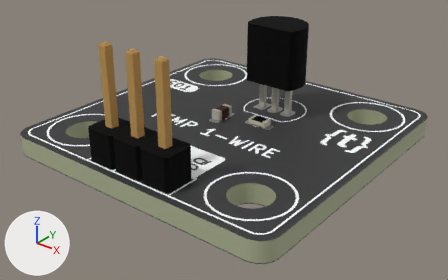
Renders of the glTF model assets/img/kit/s01.glb from each side of a commit.
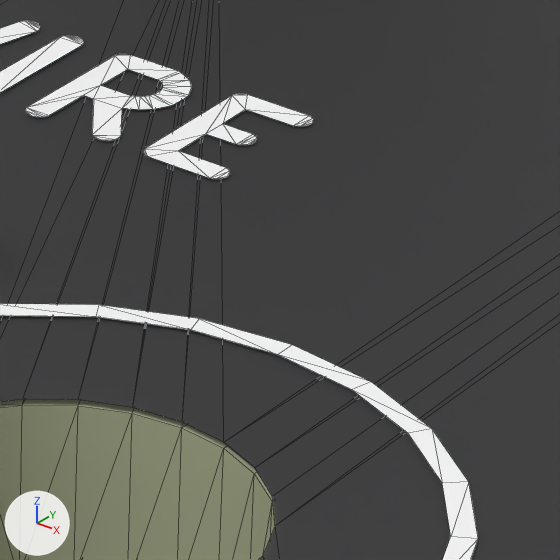
The first picture shows the older version from a 50 mm lens placed at (0.14, -0.1478, 0.022), pointed at (0.1127, -0.1136, 0.0009). The close-ups show the older and then the newer version on the part from 55% to 69% of the width and 49% to 72% of the height of that picture. Only the edits that show in the close-ups are written down. The lights are fixed; the arrows at lower left show +X, +Y and +Z. The close-ups show mesh edges as thin lines. Where no turn or scale is listed for an object, it has been applied to the vertices. Vertices at exactly the same position are counted once.

The older version as bpy lines, for what is in view:
```python
me_ds18b20_pcb = bpy.data.meshes.new('ds18b20_PCB')
me_ds18b20_pcb.from_pydata(...)  # 542 vertices, 1120 faces; spans x 0.1..0.124, y -0.124..-0.1, z 0.0..0.0015
me_ds18b20_pcb.materials.append(mat_mat_11)  # greyish green #afb494
me_ds18b20_silkscreen = bpy.data.meshes.new('ds18b20_silkscreen')
me_ds18b20_silkscreen.from_pydata(...)  # 1816 vertices, 1798 faces; spans x 0.1005..0.1235, y -0.1235..-0.1005, z 0.0016
me_ds18b20_silkscreen.materials.append(mat_mat_7)  # white #fbfbfb
me_ds18b20_soldermask = bpy.data.meshes.new('ds18b20_soldermask')
me_ds18b20_soldermask.from_pydata(...)  # 356 vertices, 382 faces; spans x 0.1..0.124, y -0.124..-0.1, z 0.0016
me_ds18b20_soldermask.materials.append(mat_mat_9)  # dark grey #343437
ob_0_1_1_11 = bpy.data.objects.new('=>[0:1:1:11]', me_ds18b20_pcb)
ob_0_1_1_11.location = (0.0, 0.0, 0.0)
ob_0_1_1_7 = bpy.data.objects.new('=>[0:1:1:7]', me_ds18b20_silkscreen)
ob_0_1_1_7.location = (0.0, 0.0, 0.0)
ob_0_1_1_9 = bpy.data.objects.new('=>[0:1:1:9]', me_ds18b20_soldermask)
ob_0_1_1_9.location = (0.0, 0.0, 0.0)
```
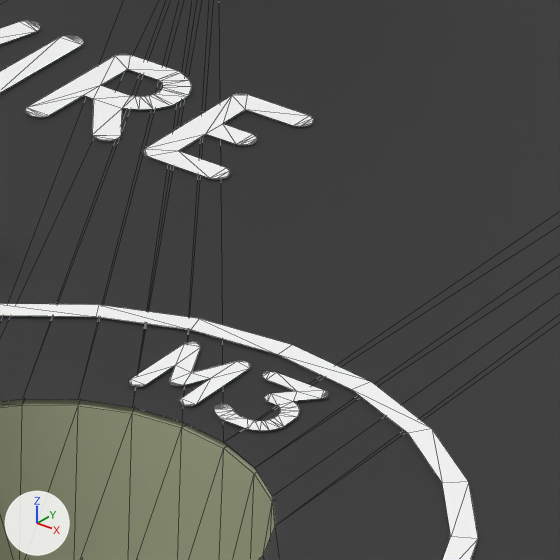
Where the change shows, as pixel boxes [x1, y1, x2, y2] in the close-ups (560 x 560 px):
```json
{"part": 1, "of": "me_ds18b20_silkscreen", "change": "added", "after": [214, 372, 328, 431]}
{"part": 2, "of": "me_ds18b20_silkscreen", "change": "added", "after": [129, 342, 251, 406]}
```

Edits to the scene script, one JSON object a line:
```json
{"block": "me_ds18b20_silkscreen", "where": "# used by ob_0_1_1_7; location = (0.0, 0.0, 0.0)"}
{"op": "remove", "block": "me_ds18b20_silkscreen", "code": "me_ds18b20_silkscreen.from_pydata(...)  # 1816 vertices, 1798 faces; spans x 0.1005..0.1235, y -0.1235..-0.1005, z 0.0016"}
{"op": "add", "block": "me_ds18b20_silkscreen", "code": "me_ds18b20_silkscreen.from_pydata(...)  # 2376 vertices, 2342 faces; spans x 0.1005..0.1235, y -0.1235..-0.1005, z 0.0016"}
{"block": "me_ds18b20_silkscreen", "change": "me_ds18b20_silkscreen part 1: a new loose piece of 75 vertices spanning x 0.1201..0.1207, y -0.1182..-0.1174, z 0.0016, in mat_mat_7 (white #fbfbfb)"}
{"block": "me_ds18b20_silkscreen", "change": "me_ds18b20_silkscreen part 2: a new loose piece of 65 vertices spanning x 0.1193..0.12, y -0.1182..-0.1174, z 0.0016, in mat_mat_7 (white #fbfbfb)"}
{"block": "me_ds18b20_silkscreen", "change": "other edits to the shape of me_ds18b20_silkscreen do not show in these pictures"}
```
